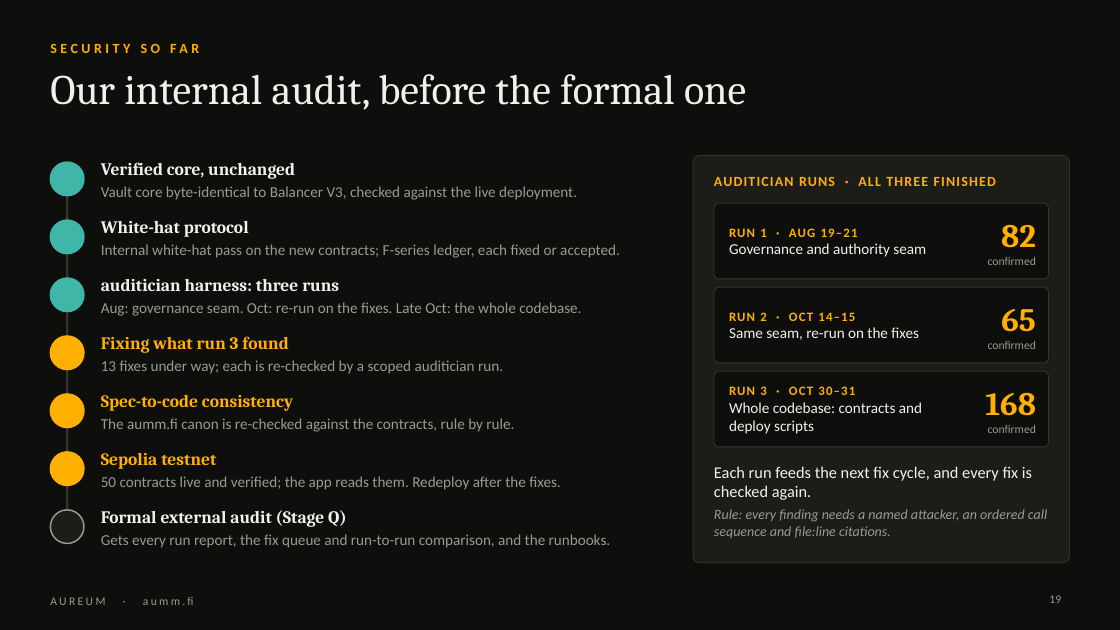
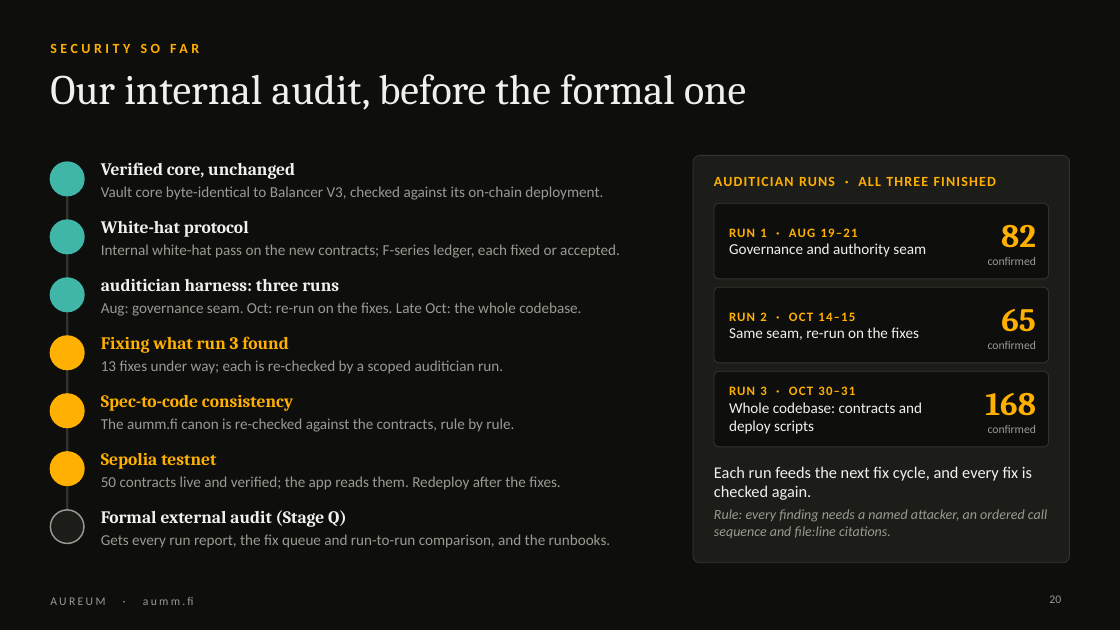
Before and after one commit to aummfi-bit/aumm-site, a slide deck: slide 20 of decks/Aureum_Intro_Nevin.pptx (slide 19 before the commit). Drawn at 1120x630 pixels with LibreOffice and Linux fonts; fonts in the diff are those of the drawing; background and template pictures are left out. Boxes give left, top, right and bottom in pixels: in the first picture for what was removed or moved away, otherwise in the second. Text is boxed around its words. In the diff, an @@ line names an element or a change of style, - is before the commit and + after.

```diff
--- a/decks/Aureum_Intro_Nevin.pptx
+++ b/decks/Aureum_Intro_Nevin.pptx
@@ text at bbox=[101, 186, 603, 200]: text changed @@
-Vault core byte-identical to Balancer V3, checked against the live deployment.
+Vault core byte-identical to Balancer V3, checked against its on-chain deployment.
@@ page number at bbox=[1049, 595, 1061, 603]: text changed @@
-19
+20
```
Also in this commit, not shown: 10 other slides changed, 1 slide added, 1 other file.
